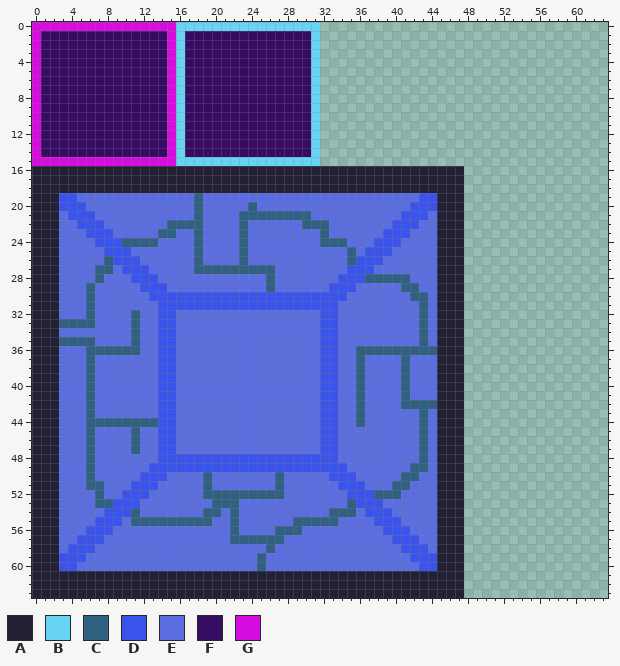
Edited in one commit: pixel-art file (Assets/Images/Sprites/TileMaps/Level1/Level1TileMap.aseprite). The picture above is the old version.
64x64 pixels, 1 frame.
Palette (. is transparent): A #222034  B #67d4f3  C #306082  D #3a53ea  E #5b6ee1  F #360c63  G #d70ddf
And afterwards:
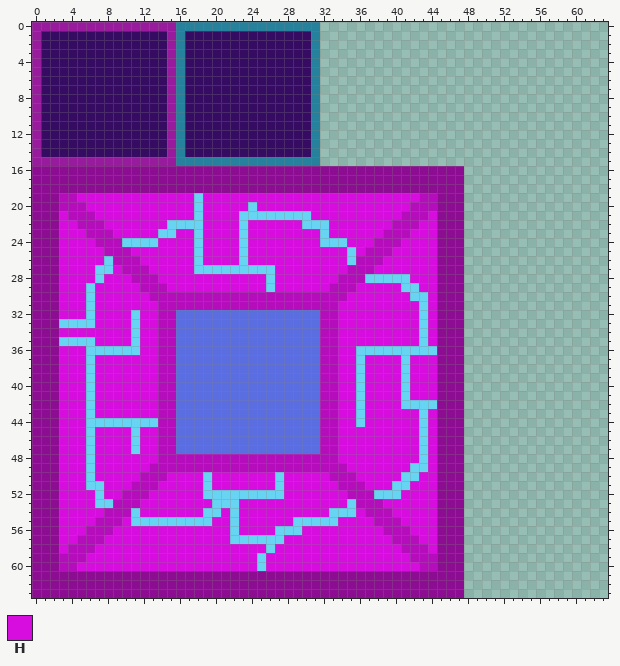
Colours new in this view: H #d70ddf
Edits made:
colour A: #222034 -> #8d0d92
colour B: #67d4f3 -> #26829c
colour C: #306082 -> #67d4f3
colour D: #3a53ea -> #b50dbb
colour G: #d70ddf -> #971b9c
Changed rows in their new state; - is a pixel that keeps its letter.
first column x 3:
19 --HHHHHHHHHHHHH-HHHHHHHHHHHHHHHHHHHHHHHH--
20 ---HHHHHHHHHHHH-HHHHH-HHHHHHHHHHHHHHHHH---
21 H---HHHHHHHHHHH-HHHH--------HHHHHHHHHH---H
22 HH---HHHHHHH----HHHH-HHHHHH---HHHHHHH---HH
23 HHH---HHHHH--HH-HHHH-HHHHHHHH-HHHHHH---HHH
24 HHHH-------HHHH-HHHH-HHHHHHHH---HHH---HHHH
25 HHHHH---HHHHHHH-HHHH-HHHHHHHHHHH-H---HHHHH
26 HHHHH----HHHHHH-HHHH-HHHHHHHHHHH----HHHHHH
27 HHHH--H---HHHHH---------HHHHHHHH---HHHHHHH
28 HHHH-HHH---HHHHHHHHHHHH-HHHHHHH--------HHH
29 HHH-HHHHH---HHHHHHHHHHH-HHHHHH---HHHHH--HH
30 HHH-HHHHHH----------------------HHHHHHH--H
31 HHH-HHHHHHH--------------------HHHHHHHHH-H
32 HHH-HHHH-HH--------------------HHHHHHHHH-H
33 ----HHHH-HH--------------------HHHHHHHHH-H
34 HHHHHHHH-HH--------------------HHHHHHHHH-H
35 ----HHHH-HH--------------------HHHHHHHHH-H
36 HHH------HH--------------------HH---------
37 HHH-HHHHHHH--------------------HH-HHHH-HHH
38 HHH-HHHHHHH--------------------HH-HHHH-HHH
39 HHH-HHHHHHH--------------------HH-HHHH-HHH
40 HHH-HHHHHHH--------------------HH-HHHH-HHH
41 HHH-HHHHHHH--------------------HH-HHHH-HHH
42 HHH-HHHHHHH--------------------HH-HHHH----
43 HHH-HHHHHHH--------------------HH-HHHHHH-H
44 HHH----------------------------HH-HHHHHH-H
45 HHH-HHHH-HH--------------------HHHHHHHHH-H
46 HHH-HHHH-HH--------------------HHHHHHHHH-H
47 HHH-HHHH-HH--------------------HHHHHHHHH-H
48 HHH-HHHHHHH--------------------HHHHHHHHH-H
49 HHH-HHHHHH----------------------HHHHHHH--H
50 HHH-HHHHH---HHHH-HHHHHHH-HHHHH---HHHHH--HH
51 HHH--HHH---HHHHH-HHHHHHH-HHHHHH---HHH--HHH
52 HHHH-HH---HHHHHH---------HHHHHHH------HHHH
53 HHHH-----HHHHHHHH---HHHHHHHHHHHH----HHHHHH
54 HHHHH----HHHHHHH--H-HHHHHHHHHH---H---HHHHH
55 HHHH---H---------HH-HHHHHH-----HHHH---HHHH
56 HHH---HHHHHHHHHHHHH-HHHH---HHHHHHHHH---HHH
57 HH---HHHHHHHHHHHHHH------HHHHHHHHHHHH---HH
58 H---HHHHHHHHHHHHHHHHHHH-HHHHHHHHHHHHHH---H
59 ---HHHHHHHHHHHHHHHHHHH-HHHHHHHHHHHHHHHH---
60 --HHHHHHHHHHHHHHHHHHHH-HHHHHHHHHHHHHHHHH--
